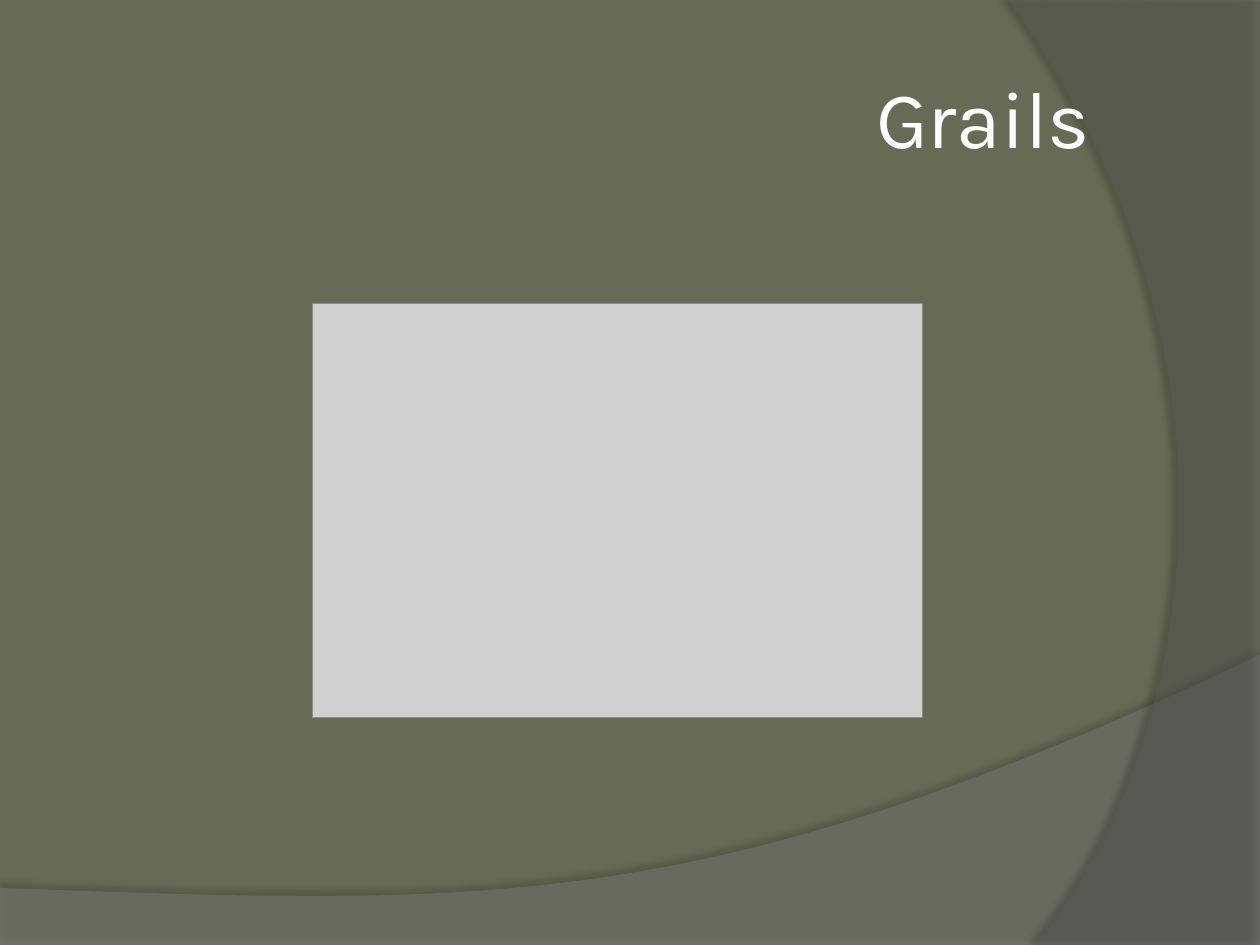
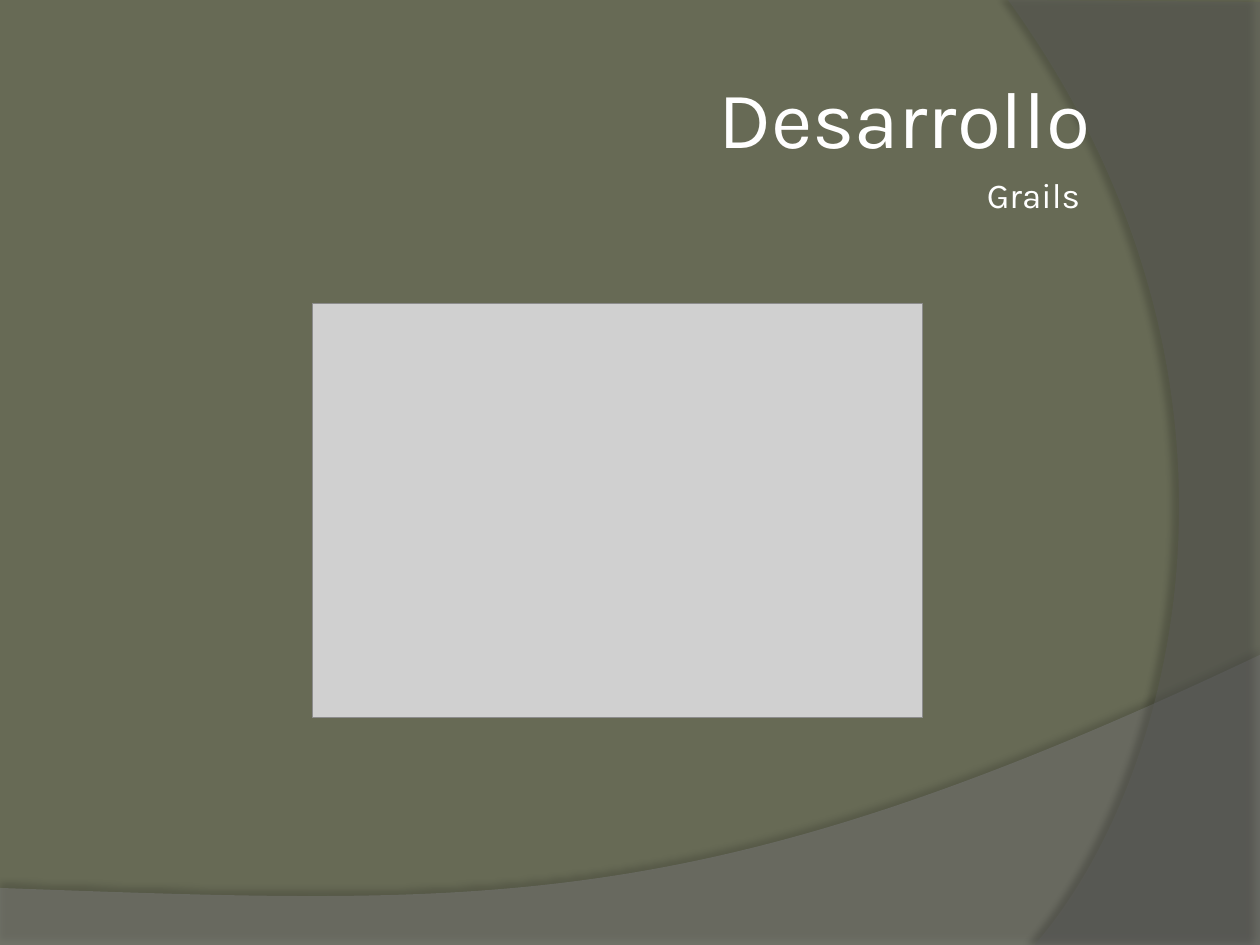
Before and after one commit to invernizzie/fiuba-taller-desarrollo-2cuat2010, a slide deck: slide 11 of presentaciones/Tecnica.pptx. Drawn at 1260x945 pixels with LibreOffice and Linux fonts; fonts in the diff are those of the drawing; grey boxes stand for pictures; background and template pictures are left out. Boxes give left, top, right and bottom in pixels: in the first picture for what was removed or moved away, otherwise in the second. Text is boxed around its words. In the diff, an @@ line names an element or a change of style, - is before the commit and + after.

```diff
--- a/presentaciones/Tecnica.pptx
+++ b/presentaciones/Tecnica.pptx
@@ title at (718, 93, 1090, 149): text changed @@
-Grails
+Desarrollo
@@ text added at (987, 184, 1080, 209), 20 pt, text #FFFFFF @@
+Grails
```
Also in this commit, not shown: 2 other slides changed, 1 slide added.
